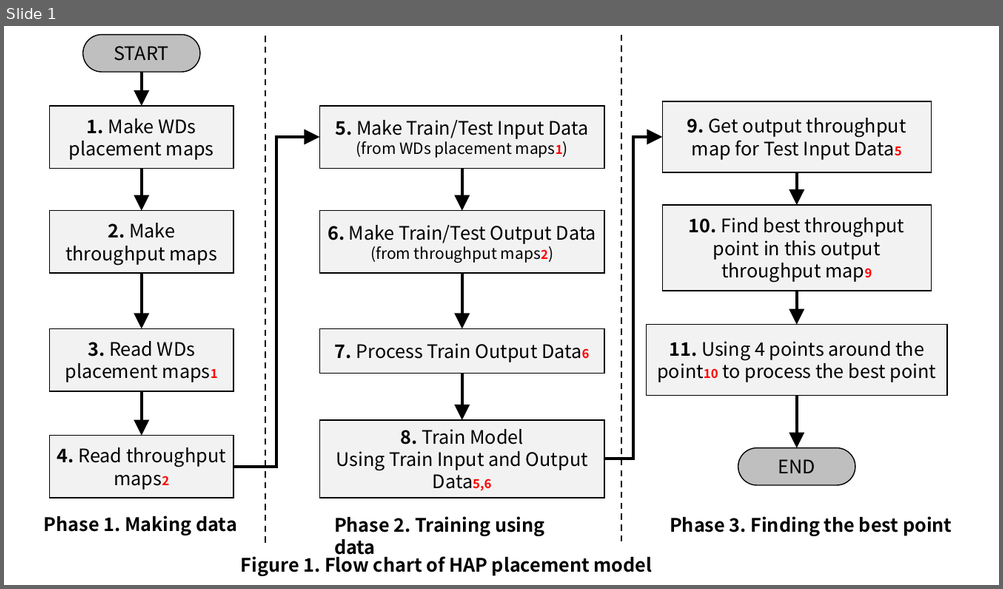
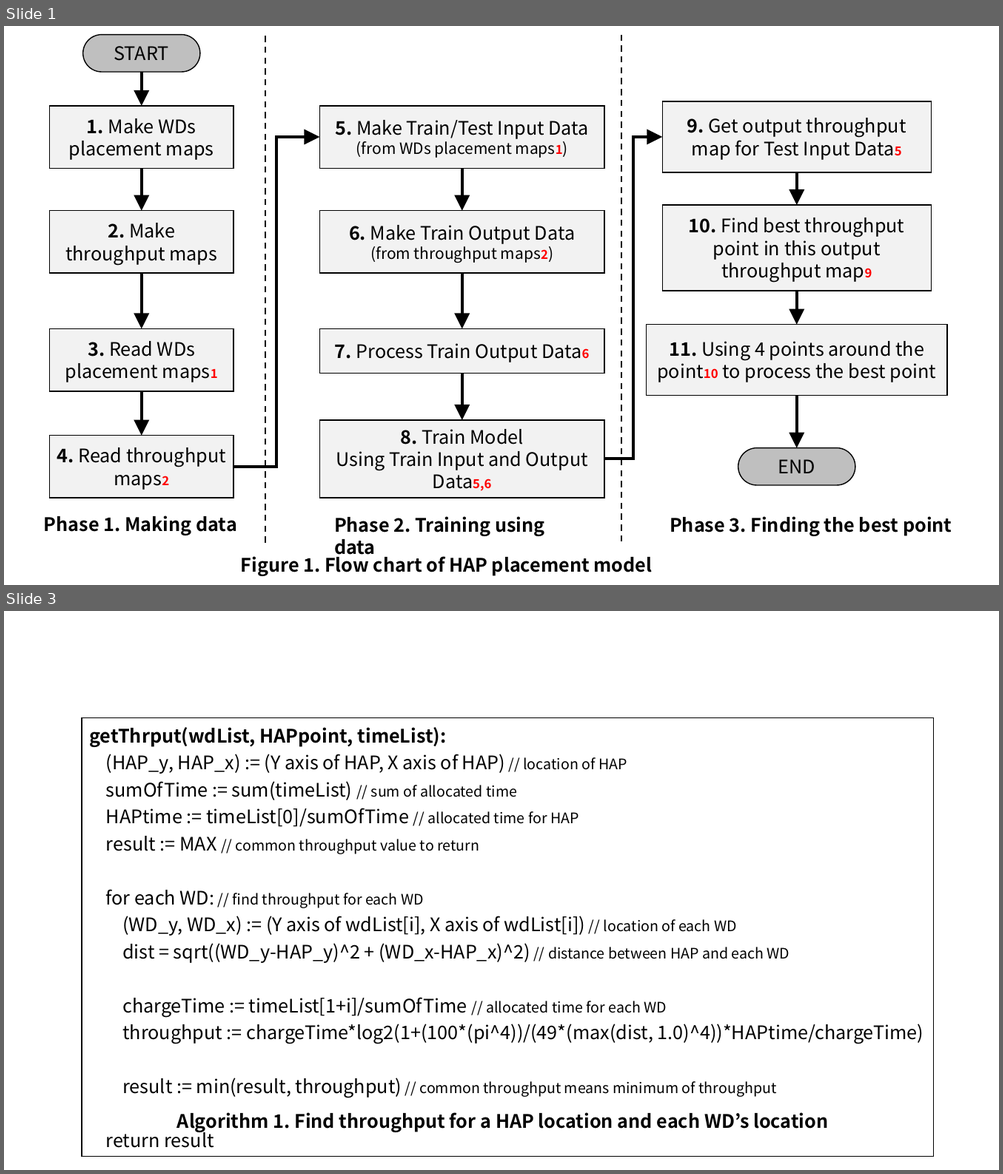
Before and after one commit to WannaBeSuperteur/2020, a slide deck: WPCN/for_final_paper.pptx. Shown one above the other, each under a label of ours: slide 1 before the commit, slides 1 and 3 after it; the slides between them are not shown. The pictures are 1003x589 and 1003x1174 pixels, drawn with LibreOffice and Linux fonts; fonts in the diff are those of the drawing. Boxes give left, top, right and bottom in pixels: in the first picture for what was removed or moved away, otherwise in the second. Text is boxed around its words. In the diff, an @@ line names an element or a change of style, - is before the commit and + after.

```diff
--- a/WPCN/for_final_paper.pptx
+++ b/WPCN/for_final_paper.pptx
@@ slide 3 added at [4, 611, 999, 1170], background #FFFFFF @@
@@ table added at [82, 718, 933, 1151], 1 rows, 1 columns @@
+getThrput(wdList, HAPpoint, timeList): / (HAP_y, HAP_x) := (Y axis of HAP, X axis of HAP) // location of HAP / sumOfTime := sum(timeList) // sum of allocated time / HAPtime := timeList[0]/sumOfTime // allocated time for HAP / result := MAX // common throughput value to return / for each WD: // find throughput for each WD / (WD_y, WD_x) := (Y axis of wdList[i], X axis of wdList[i]) // location of each WD / dist = sqrt((WD_y-HAP_y)^2 + (WD_x-HAP_x)^2) // distance between HAP and each WD / chargeTime := timeList[1+i]/sumOfTime // allocated time for each WD / throughput := chargeTime*log2(1+(100*(pi^4))/(49*(max(dist, 1.0)^4))*HAPtime/chargeTime) / result := min(result, throughput) // common throughput means minimum of throughput / return result
@@ text added at [177, 1113, 828, 1133], 18 pt, text #000000, bold @@
+Algorithm 1. Find throughput for a HAP location and each WD’s location
@@ slide 1 changed as well @@
@@ text in rectangle at [349, 225, 575, 244]: text changed @@
-6. Make Train/Test Output Data
+6. Make Train Output Data
```
Also in this commit, not shown: 1 other slide added, 1 other file.
